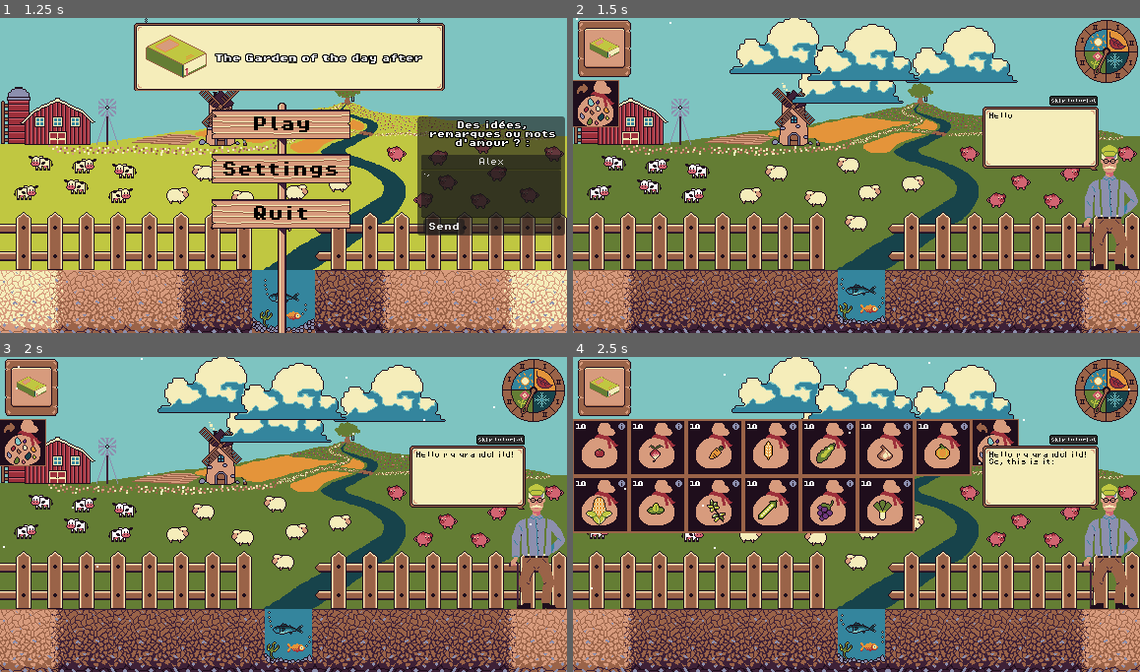
Above: before the commit, frames 1-4 (two rows, left to right).
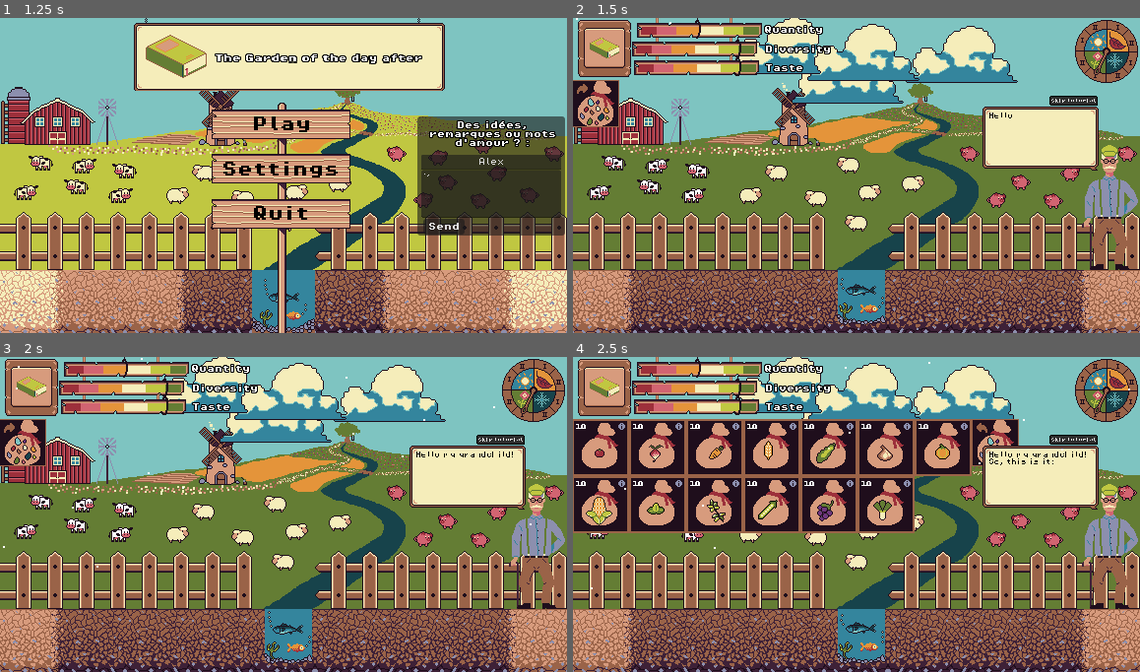
Above: after the commit, the same moments.

Repository: JustAlternate/Regenerative_Game_Jam
Game: Godot game, scene res://Scenes/menu.tscn
The game is run twice, just before and just after one commit, with the same random seed, the same clock (stepped at 60 frames per second) and the same inputs.
Inputs (mouse positions are in pixels of both pictures, inside the frame that each line leads up to):
- Up to frame 1 (1.25 s): click (493, 162) at 0.52 s; type "Alex" at 0.6 s; click (493, 194) at 0.75 s; type "12" at 0.83 s
- Up to frame 2 (1.5 s): click "Play" at 1.25 s
- Up to frame 3 (2 s): no input
- Up to frame 4 (2.5 s): click (595, 442) at 2 s

Frame 1 is identical in both runs. In frame 2, 3.7% of the frame differs, in the area x 10-46%, y 0-19%; in frame 3, 3.7%; in frame 4, 3.7%.
Error before the commit: Attempt to call function 'next_season' in base 'null instance' on a null instance. (res://Scripts/global_variables.gd:194)

Commit message:
Revert "merge?"
This reverts commit 55e7ceeb771b7b230a0c90236dbe45c22f2e4593.

Diff:
--- a/Scenes/objectives_v_2.tscn
+++ b/Scenes/objectives_v_2.tscn
@@ -1,14 +1,10 @@
-
-[gd_scene load_steps=11 format=3 uid="uid://cd4110b2l4fjg"]
+[gd_scene load_steps=10 format=3 uid="uid://cd4110b2l4fjg"]
 
 [ext_resource type="Script" path="res://Scripts/objectivesV2.gd" id="1_cvc7s"]
-[ext_resource type="Texture2D" uid="uid://q4kyu76xruam" path="res://Assets/sprites/food_objectives.png" id="2_dluyc"]
-[ext_resource type="Texture2D" uid="uid://8faejpuc1e0v" path="res://Assets/sprites/objectives_cursor.png" id="3_tgs0n"]
-[ext_resource type="FontFile" uid="uid://cjxnd4rkdueub" path="res://fonts/PixelOperatorMono8-Bold.ttf" id="4_s150a"]
-[ext_resource type="Texture2D" uid="uid://jc1cdqtmpmc0" path="res://Assets/sprites/food_objectives_1.png" id="4_u02wc"]
-[ext_resource type="Texture2D" uid="uid://cx5yxb587bgit" path="res://Assets/sprites/food_objectives_2.png" id="6_x8mkq"]
-[ext_resource type="Texture2D" uid="uid://biudpfbx0kes7" path="res://Assets/sprites/food_objectives_3.png" id="7_xlw0p"]
-
+[ext_resource type="Texture2D" uid="uid://bvbtpretvnan2" path="res://Assets/sprites/food_objectives.png" id="2_dluyc"]
+[ext_resource type="Texture2D" uid="uid://ddhvrwnim2f12" path="res://Assets/sprites/objectives_cursor.png" id="3_tgs0n"]
+[ext_resource type="FontFile" uid="uid://dagdtawwoj7oe" path="res://fonts/PixelOperatorMono8.ttf" id="4_k560m"]
+[ext_resource type="FontFile" uid="uid://bc1k56qxxei71" path="res://fonts/PixelOperatorMono8-Bold.ttf" id="4_s150a"]
 
 [sub_resource type="Theme" id="Theme_xk5ok"]
 default_font = ExtResource("4_k560m")
@@ -39,73 +35,63 @@
 script = ExtResource("1_cvc7s")
 
 [node name="FoodObjectives" type="Sprite2D" parent="."]
-visible = false
 texture_filter = 1
 position = Vector2(70, 32)
 texture = ExtResource("2_dluyc")
 
-[node name="sign_ressource" type="Sprite2D" parent="."]
+[node name="ressource" type="Sprite2D" parent="."]
 texture_filter = 1
-position = Vector2(68, 12)
-texture = ExtResource("4_u02wc")
+position = Vector2(76, 11)
+texture = ExtResource("3_tgs0n")
 
-[node name="cursor_ressource" type="Sprite2D" parent="sign_ressource"]
+[node name="diversity" type="Sprite2D" parent="."]
 texture_filter = 1
+position = Vector2(71, 31)
 texture = ExtResource("3_tgs0n")
-centered = false
-offset = Vector2(-57, -11)
 
-[node name="Label" type="Label" parent="sign_ressource"]
+[node name="taste" type="Sprite2D" parent="."]
 texture_filter = 1
+position = Vector2(73, 49)
+texture = ExtResource("3_tgs0n")
 
-offset_left = 73.0
-offset_top = -4.0
-offset_right = 163.0
-offset_bottom = 19.0
-
+[node name="Label" type="Label" parent="."]
+texture_filter = 1
+offset_left = 140.0
+offset_top = 8.0
+offset_right = 256.0
+offset_bottom = 18.0
+tooltip_text = "Quantity represent how much food your familly have,
+if you dont harvest plants for a
+long time, the quantity may run out
+and send you to the game over screen."
+mouse_filter = 0
+theme = SubResource("Theme_xk5ok")
 text = "Quantity"
 label_settings = SubResource("LabelSettings_f8btn")
 
-[node name="sign_diversity" type="Sprite2D" parent="."]
-visible = false
+[node name="Label2" type="Label" parent="."]
 texture_filter = 1
-position = Vector2(68, 32)
-texture = ExtResource("6_x8mkq")
-
-[node name="cursor_diversity" type="Sprite2D" parent="sign_diversity"]
-texture_filter = 1
-texture = ExtResource("3_tgs0n")
-centered = false
-offset = Vector2(-57, -11)
-
-[node name="Label2" type="Label" parent="sign_diversity"]
-texture_filter = 1
-offset_left = 73.0
-offset_top = -3.0
-offset_right = 163.0
-offset_bottom = 20.0
-
+offset_left = 141.0
+offset_top = 28.0
+offset_right = 241.0
+offset_bottom = 37.0
+tooltip_text = "Diversity represent how diverse plant you harvest.
+Your familly need diverse sort of food, so try to plants differents plants."
+mouse_filter = 0
+theme = SubResource("Theme_xk5ok")
 text = "Diversity"
 label_settings = SubResource("LabelSettings_vs4b4")
 
-[node name="sign_taste" type="Sprite2D" parent="."]
-visible = false
+[node name="Label3" type="Label" parent="."]
 texture_filter = 1
-position = Vector2(68, 52)
-texture = ExtResource("7_xlw0p")
-
-[node name="cursor_taste" type="Sprite2D" parent="sign_taste"]
-texture_filter = 1
-texture = ExtResource("3_tgs0n")
-centered = false
-offset = Vector2(-57, -11)
-
-[node name="Label3" type="Label" parent="sign_taste"]
-texture_filter = 1
-offset_left = 73.0
-offset_top = -3.0
-offset_right = 163.0
-offset_bottom = 20.0
-
+offset_left = 141.0
+offset_top = 47.0
+offset_right = 225.0
+offset_bottom = 56.0
+tooltip_text = "Taste is also a important part of your ressources,
+you need to harvest thing such as mint, garlic or
+ thyme to enchance the taste of your food."
+mouse_filter = 0
+theme = SubResource("Theme_xk5ok")
 text = "Taste"
 label_settings = SubResource("LabelSettings_xb63l")
--- a/Scripts/objectivesV2.gd
+++ b/Scripts/objectivesV2.gd
@@ -35,61 +35,50 @@
 }
 
 var ressource:float = 50
-var diversity:float = 50
-var taste:float = 50
-var activation_state = 0 # 0 = seulement ressource, 1 = ressource + diversity, 2 = tout
+var diversity:float = 85
+var taste:float = 85
+
 
 var last_eat = ["tomatoes", "thym"]
 
-func start_objective_diversity(start_amount = 50):
-	$sign_diversity.show()
-	diversity = start_amount
-	activation_state = 1
 
-func start_objective_taste(start_amount = 50):
-	$sign_taste.show()
-	diversity = start_amount
-	activation_state = 2
 
 func recolte(plant, number):
 	ressource += number * relation_ressource[plant] * GlobalVariables.dico_caracteristique["number_of_phases"][plant]
+	taste += number * relation_taste[plant] * GlobalVariables.dico_caracteristique["number_of_phases"][plant]
+
+	if not plant in last_eat:
+		diversity += 5
+		last_eat.pop_front()
+		last_eat.append(plant)
+
 	ressource = min(ressource,100)
-	$sign_ressource/cursor_ressource.position.x = ressource/100*115
+	diversity = min(diversity,100)
+	taste = min(taste,100)
 
-	if activation_state >= 1:
-		if not plant in last_eat:
-			diversity += 5
-			last_eat.pop_front()
-			last_eat.append(plant)
-			diversity = min(diversity, 100)
-			$sign_diversity/cursor_diversity.position.x = diversity/100*115
-	if activation_state >= 2:
-		taste += number * relation_taste[plant] * GlobalVariables.dico_caracteristique["number_of_phases"][plant]
-		taste = min(taste, 100)
-		$sign_taste/cursor_taste.positio.x = taste/100*115
-
+	$ressource.position.x = 16 + ressource/100*115
+	$diversity.position.x = 16 + diversity/100*115
+	$taste.position.x = 16 + taste/100*115
 
 func next_season():
 	compteur +=1
 	if compteur == 2:
 		ressource = ressource *0.85 - 10
-		$ressource.position.x = ressource/100*115
-		if activation_state >= 1:
-			diversity = diversity *0.90 - 5
-			$diversity.position.x = diversity/100*115
-			if activation_state >= 2:
-				taste = taste *0.95 - 5
-				$taste.position.x = taste/100*115
+		diversity = diversity *0.90 - 5
+		taste = taste *0.95 - 5
+		compteur = 0
+	$ressource.position.x = 16 + ressource/100*115
+	$diversity.position.x = 16 + diversity/100*115
+	$taste.position.x = 16 + taste/100*115
 
-		compteur = 0
-		if ressource <= 0 or diversity <= 0 or taste <= 0:
-			get_tree().change_scene_to_file("res://Scenes/game_over.tscn")
+	if ressource <= 0 or diversity <= 0 or taste <= 0:
+		get_tree().change_scene_to_file("res://Scenes/game_over.tscn")
 
 # Called when the node enters the scene tree for the first time.
 func _ready():
-	$sign_ressource/cursor_ressource.position.x = ressource/100*115
-	$sign_diversity/cursor_diversity.position.x = diversity/100*115
-	$sign_taste/cursor_taste.position.x = taste/100*115
+	$ressource.position.x = 16 + ressource/100*115
+	$diversity.position.x = 16 + diversity/100*115
+	$taste.position.x = 16 + taste/100*115
 
 
 # Called every frame. 'delta' is the elapsed time since the previous frame.
Binary file removed: Assets/sprites/food_objectives_1.png
Binary file removed: Assets/sprites/food_objectives_2.png
Binary file removed: Assets/sprites/food_objectives_3.png
